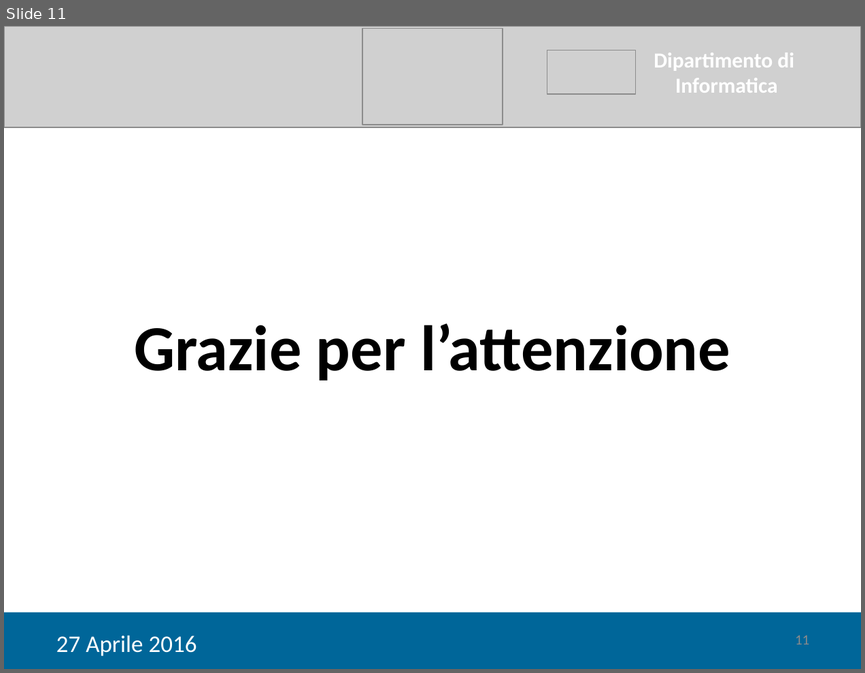
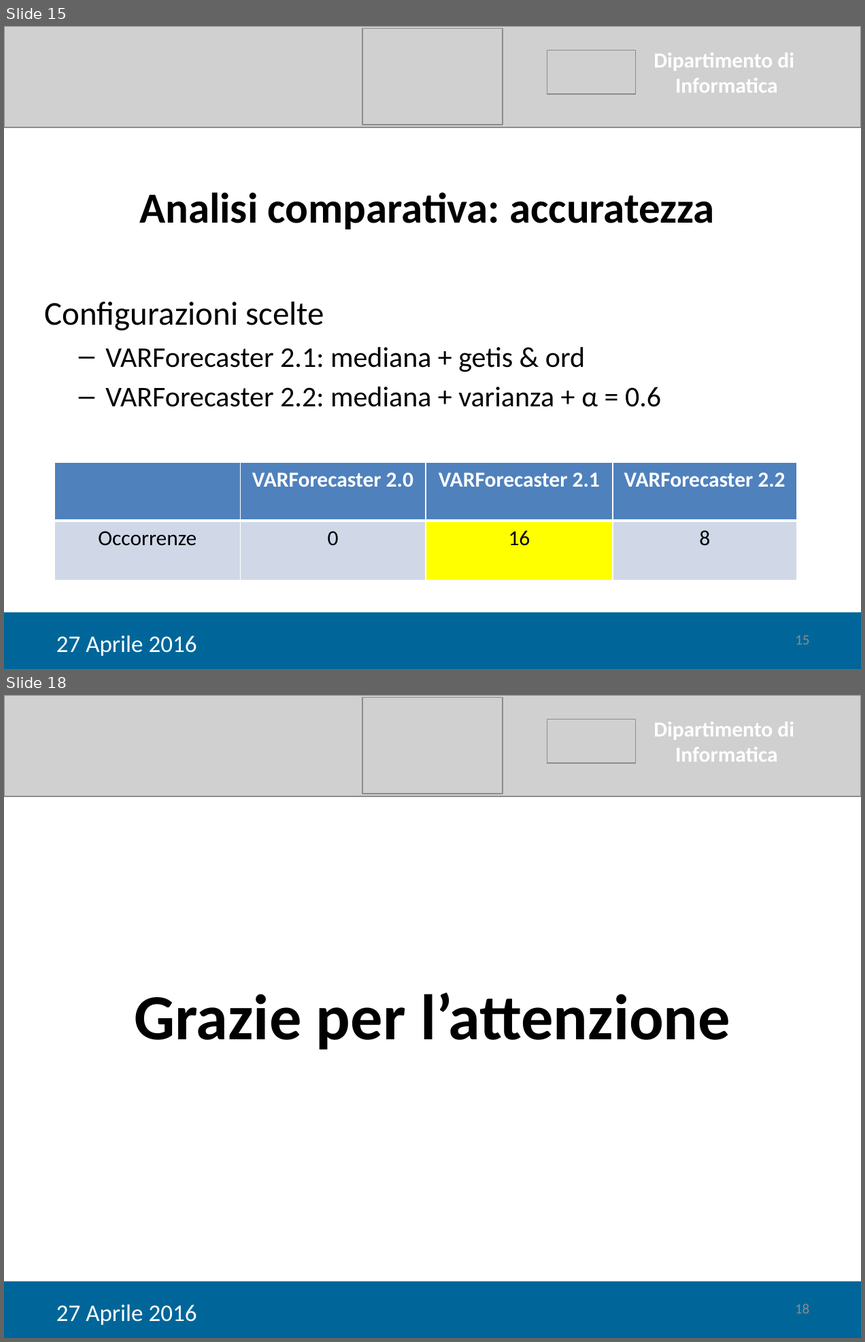
Before and after one commit to tps1516/Tesi, a slide deck: Tesi Corrado/Giancaspro_Corrado_Presentazione.pptx. Shown one above the other, each under a label of ours: slide 11 before the commit, slides 15 and 18 after it; the slides between them are not shown. The pictures are 865x673 and 865x1342 pixels, drawn with LibreOffice and Linux fonts; fonts in the diff are those of the drawing; grey boxes stand for pictures. Boxes give left, top, right and bottom in pixels: in the first picture for what was removed or moved away, otherwise in the second. Text is boxed around its words. In the diff, an @@ line names an element or a change of style, - is before the commit and + after.

```diff
--- a/Tesi Corrado/Giancaspro_Corrado_Presentazione.pptx
+++ b/Tesi Corrado/Giancaspro_Corrado_Presentazione.pptx
@@ slide 15 added at bbox=[4, 26, 861, 669], background #FFFFFF @@
@@ picture added at bbox=[4, 26, 861, 127] @@
@@ picture added at bbox=[362, 29, 502, 125] @@
@@ picture added at bbox=[547, 50, 636, 94] @@
@@ text added at bbox=[653, 53, 794, 93], 18 pt, text #FFFFFF, bold @@
+Dipartimento di
+Informatica
@@ text added at bbox=[139, 192, 715, 229], 36 pt, text #000000, bold @@
+Analisi comparativa: accuratezza
@@ text added at bbox=[45, 301, 661, 407], 24 pt, text #000000 @@
+Configurazioni scelte
+  – VARForecaster 2.1: mediana + getis & ord
+  – VARForecaster 2.2: mediana + varianza + α = 0.6
@@ table added at bbox=[54, 462, 797, 580], 2 rows, 4 columns @@
+ | VARForecaster 2.0 | VARForecaster 2.1 | VARForecaster 2.2
+Occorrenze | 0 | 16 | 8
@@ rectangle added at bbox=[4, 612, 861, 669], fill #006699 @@
@@ text added at bbox=[56, 635, 197, 656], 20 pt, text #FFFFFF @@
+27 Aprile 2016
@@ page number added at bbox=[795, 635, 809, 644], 12 pt, text #8C8C8C @@
+15
@@ what was slide 11 is now slide 18 @@
@@ page number at bbox=[795, 1304, 809, 1313]: text changed @@
-11
+18
```
Also in this commit, not shown: 8 slides changed, 7 other slides added, 1 slide removed, 1 other file.
